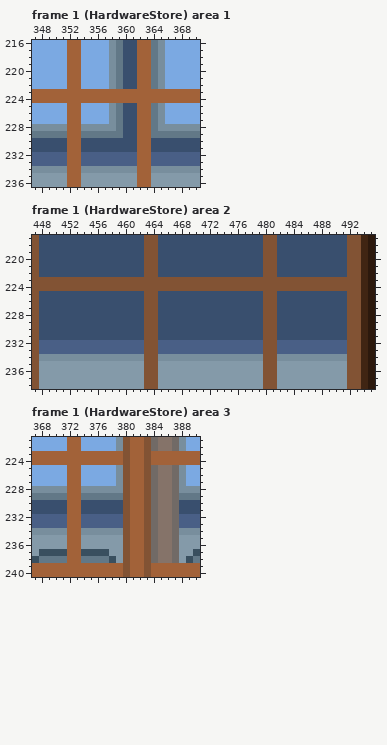
Two states of a pixel-art file, Aseprite/Main Background/Outside/StreetViewHardware:Barber.aseprite. Above: the version before the commit.
512x288 pixels, 3 frames. Colours within 5 levels of each other are drawn and written as one. Shown: frame 1 (HardwareStore) area 1: x 347..370, y 216..236; frame 1 (HardwareStore) area 2: x 447..495, y 217..238; frame 1 (HardwareStore) area 3: x 367..390, y 221..240. The commit also changed other frames or places, which this record leaves out.
And afterwards:
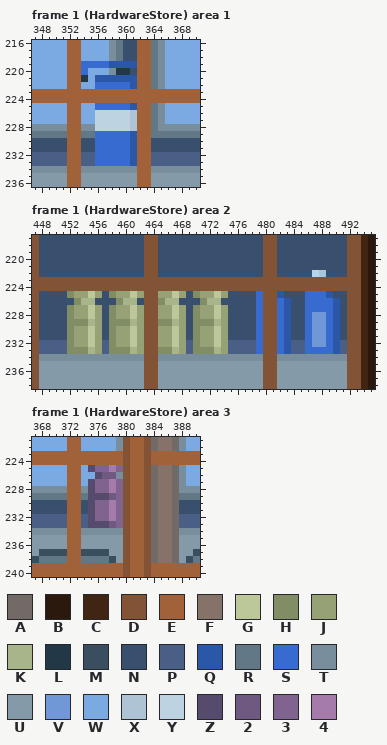
Palette (. is transparent): A #716a66  B #2c190d  C #402513  D #825334  E #a26239  F #857369  G #bdc89a  H #818d64  J #96a275  K #a8b489  L #223847  M #394f5f  N #394f6e  P #495f86  Q #2a57a8  R #627887  S #386bd0  T #788e9d  U #849aa9  V #7198d6  W #7ba9e2  X #aec3d3  Y #bdd3e2  Z #564b6c  2 #705980  3 #81638f  4 #a57bac
Message: Street View Barber Shop and Hardware Store
Change:
Changed rows in their new state; - is an unchanged pixel.
Frame 1 (HardwareStore) area 1, layer "Props":
first column x 354:
219 SSSSQQQQ
220 S----LL-
221 L-QQQQQQ
222 --SSSSSQ
225 --SSSSSQ
226 --YYYYYX
227 --YYYYYX
228 --YYYYYX
229 --SSSSSQ
230 --SSSSSQ
231 --SSSSSQ
232 --SSSSSQ
233 --SSSSSQ
Frame 1 (HardwareStore) area 2, layer "Props":
first column x 452:
222 -----------------------------------YX--
225 HJJGJ-HJJGJ--JJGJ-HJJGJ----S--Q---SSSQ-
226 -HKK---HKK---HKK---HKK-----S--SQ--SSSSQ
227 HJJGJ-HJJGJ--JJGJ-HJJGJ----S--SQ--SSSSQ
228 HJJGJ-HJJGJ--JJGJ-HJJGJ----S--SQ--SVVSQ
229 HHHKJ-HHHKJ--HHKJ-HHHKJ----S--SQ--SVVSQ
230 HJJGJ-HJJGJ--JJGJ-HJJGJ----S--SQ--SVVSQ
231 HJJGJ-HJJGJ--JJGJ-HJJGJ----S--SQ--SVVSQ
232 HJJGJ-HJJGJ--JJGJ-HJJGJ----S--SQ--SVVSQ
233 HHHKJ-HHHKJ--HHKJ-HHHKJ----S--SQ--SSSSQ
Frame 1 (HardwareStore) area 3, layer "Props":
first column x 375:
225 Z3343
226 -Z22-
227 Z3343
228 Z3343
229 ZZZ23
230 Z3343
231 Z3343
232 Z3343
233 ZZZ23
Boxes around the changes in both pictures, in picture pixels (x1, y1, x2, y2):
changed: (81, 61, 137, 166)
changed: (67, 270, 340, 354)
changed: (88, 465, 123, 528)
